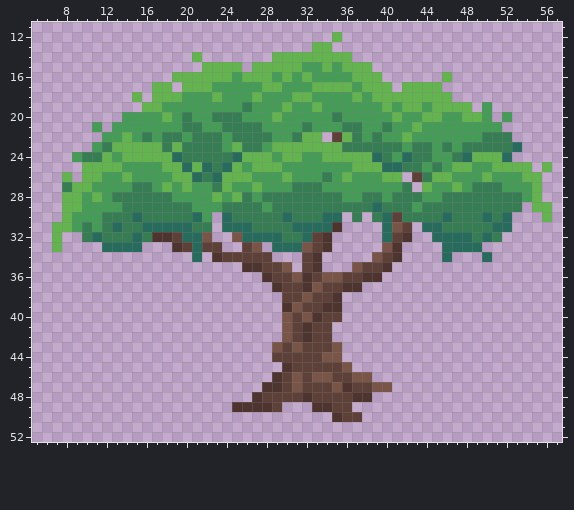
Two states of a pixel-art sprite, sprites/decor/static/oak_tree.png. This is how it looked before the edit.
The file is 64x64 pixels. Shown: x 5..57, y 11..52.
The result:
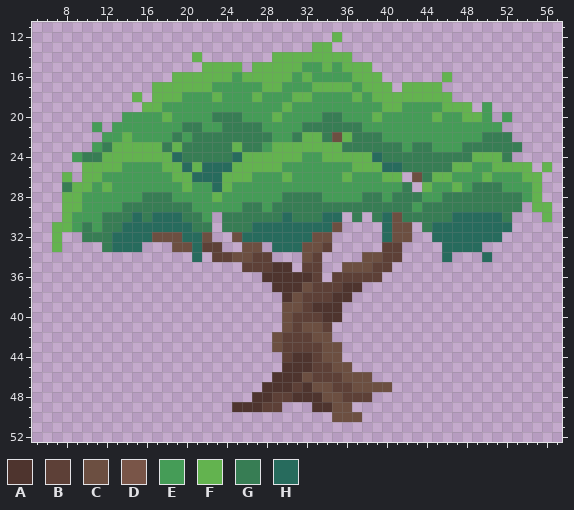
Palette (. is transparent): A #4e342e  B #5d4037  C #6c4f41  D #795548  E #459c57  F #63b34f  G #377d54  H #276b5d
Difference:
Changed rows in their new state; - is an unchanged pixel.
first column x 11:
16 ------------------F------------------------
17 --------F----------------------------------
19 ---------------E------E-------FEE-E--------
20 ---------E-------------G----F-E--E---------
21 ----------------------GGG----E--E----------
22 -----E-E-----G---------GC--G---E-----------
23 -------------G---------------------E------G
24 --F---------------F-----------GG--GG-G---G-
25 ------------H--F-----------------G-G-------
26 ---E-------H-----------E--------C----------
27 -F--EE-E----H---E---EEE--------------------
28 E-EEE---------EE-EE----EE------------------
29 -------------EE-------------G--------------
30 ------HHH-G--G----------------C----GHHH-HG-
31 --GHH--------GGGHHHH----C-----CC-G-HHHHH---
32 G-HH-HCCC--C--C----HH-CC------CC------H-H--
33 -G------CC-----CC----CCB-----BB------------
34 ------------B-CC-----CB----CC-B------------
35 ---------------BB-AA--B--CCC-B-------------
36 ------------------AAA--.B--BB--------------
37 -------------------AACB--------------------
38 -------------------ACB---A-----------------
39 -------------------CC-A--------------------
40 -------------------C-BBAA------------------
41 -------------------C-CC--------------------
42 ------------------CB-BCC-------------------
43 ------------------C-B--CC------------------
44 ------------------.-AA-CC------------------
45 --------------------AA--CC-----------------
46 -------------------AACBB-CCC---------------
47 -------------------ABACCBBCCCC-------------
48 -----------------A--A-ACC-BB---------------
49 -----------------B------CC-----------------
50 ------------------------CCC----------------
Where, in picture pixels (left, top, right, bottom), the same in both pictures:
changed: (92, 72, 522, 422)
